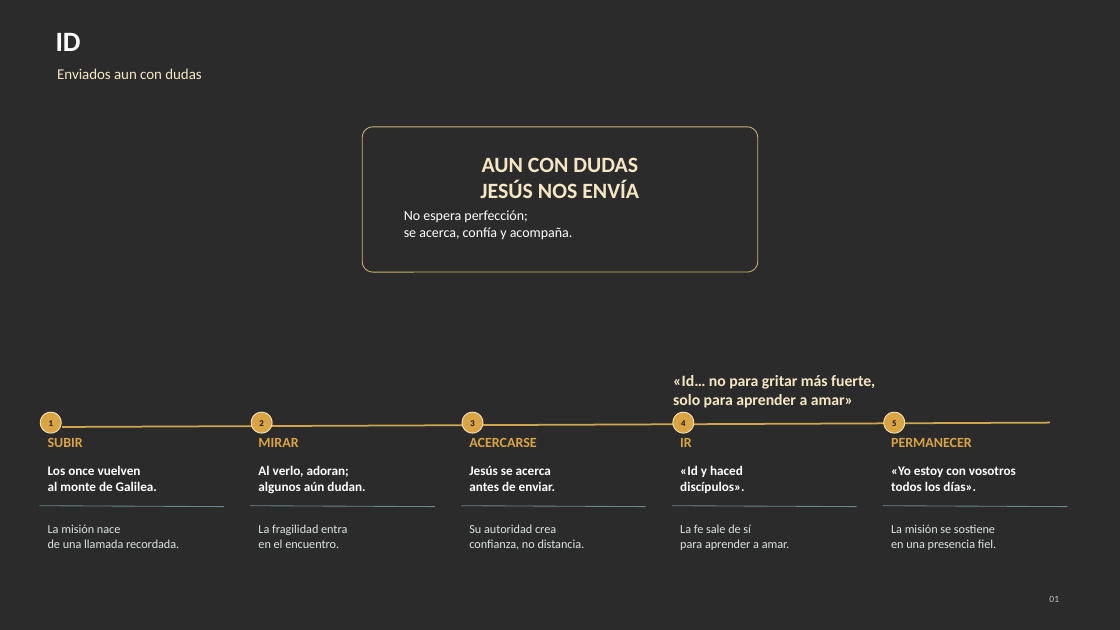
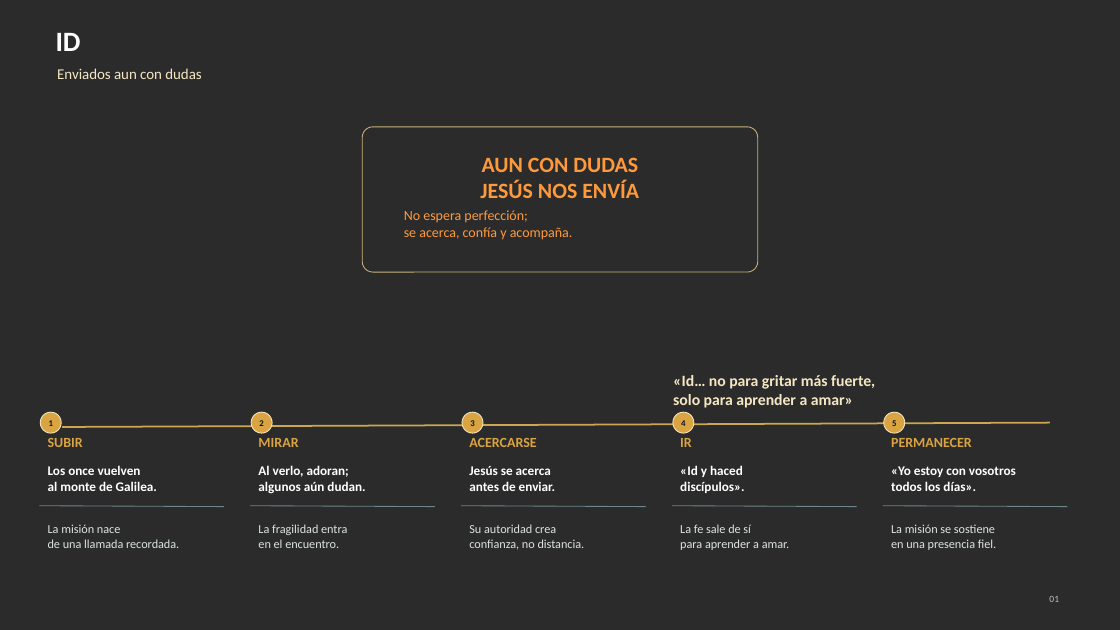
Before and after one commit to JesusSubias/evangelios-ciclo-a-web, a slide deck: slide 1 of assets/presentations/2026-05-17-id.pptx. Drawn at 1120x630 pixels with LibreOffice and Linux fonts; fonts in the diff are those of the drawing; background and template pictures are left out; a plain dark background stands for a picture behind light text. Boxes give left, top, right and bottom in pixels: in the first picture for what was removed or moved away, otherwise in the second. Text is boxed around its words. In the diff, an @@ line names an element or a change of style, - is before the commit and + after.

Commit message:
Improve Id slide contrast (#25)

```diff
--- a/assets/presentations/2026-05-17-id.pptx
+++ b/assets/presentations/2026-05-17-id.pptx
@@ text "AUN CON DUDAS" at (x1=480, y1=157, x2=639, y2=198): text colour #F5E7C3 to #FF9A3C @@
@@ text "No espera perfección;" at (x1=404, y1=210, x2=573, y2=240): text colour #FFFFFF to #FF9A3C @@
```
